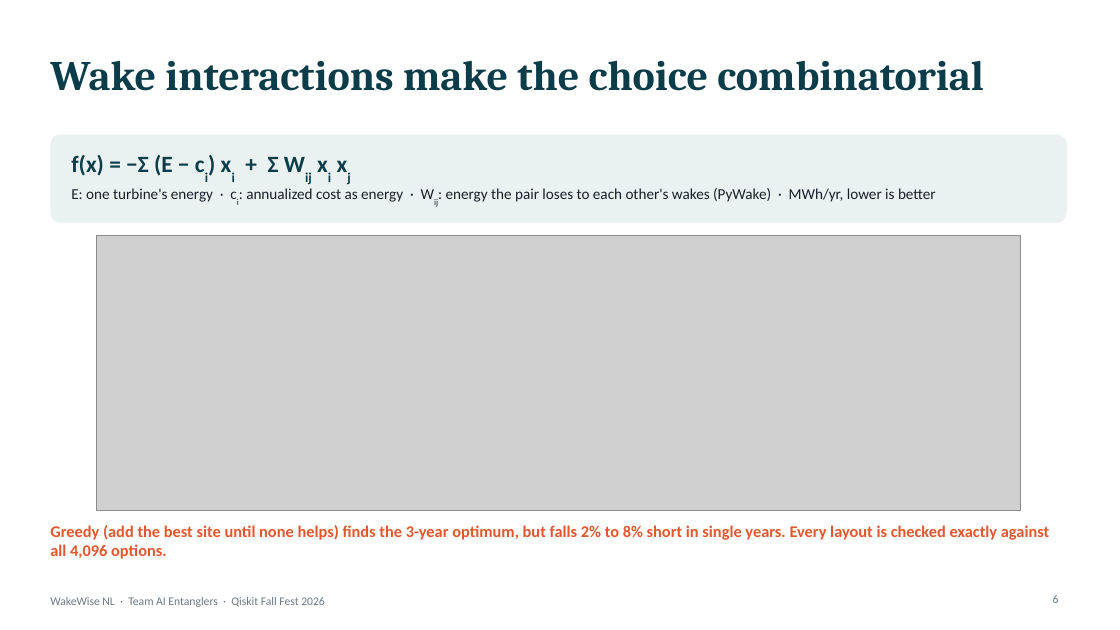
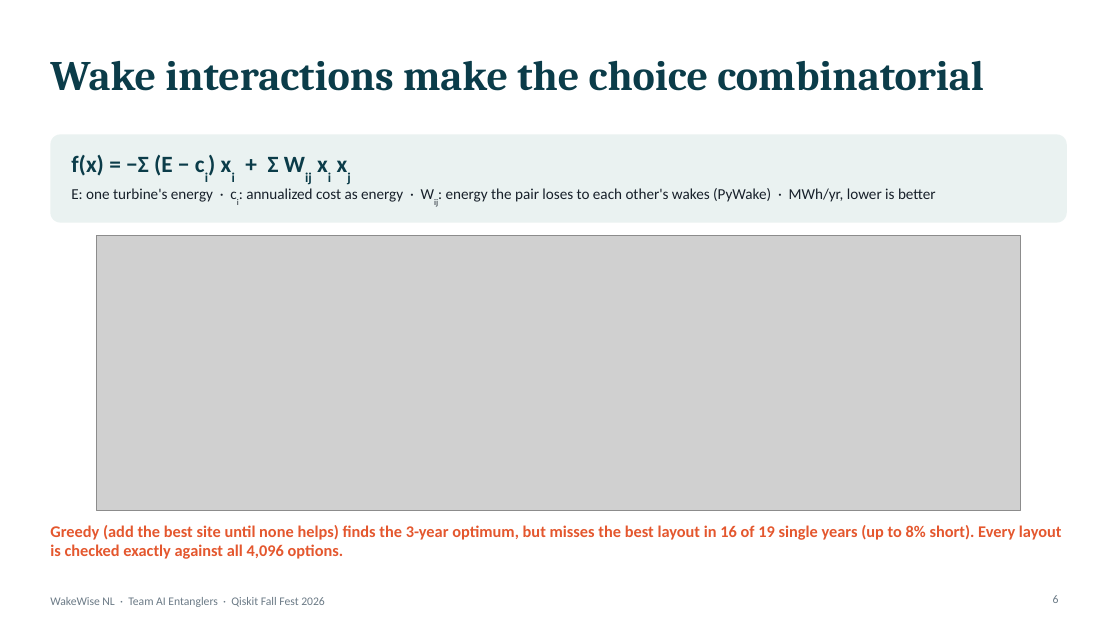
Before and after one commit to mrw-soumik/Qiskit-AI-Entanglers-, a slide deck: slide 6 of slides/WakeWise_NL_AI_Entanglers.pptx. Drawn at 1120x630 pixels with LibreOffice and Linux fonts; fonts in the diff are those of the drawing; grey boxes stand for pictures. Boxes give left, top, right and bottom in pixels: in the first picture for what was removed or moved away, otherwise in the second. Text is boxed around its words. In the diff, an @@ line names an element or a change of style, - is before the commit and + after.

```diff
--- a/slides/WakeWise_NL_AI_Entanglers.pptx
+++ b/slides/WakeWise_NL_AI_Entanglers.pptx
@@ text at bbox=[50, 525, 1062, 559]: text changed @@
-Greedy (add the best site until none helps) finds the 3-year optimum, but falls 2% to 8% short in single years. Every layout is checked exactly against all 4,096 options.
+Greedy (add the best site until none helps) finds the 3-year optimum, but misses the best layout in 16 of 19 single years (up to 8% short). Every layout is checked exactly against all 4,096 options.
```
Also in this commit, not shown: 7 other slides changed, 2 slides added, 1 slide removed, 32 other files.
